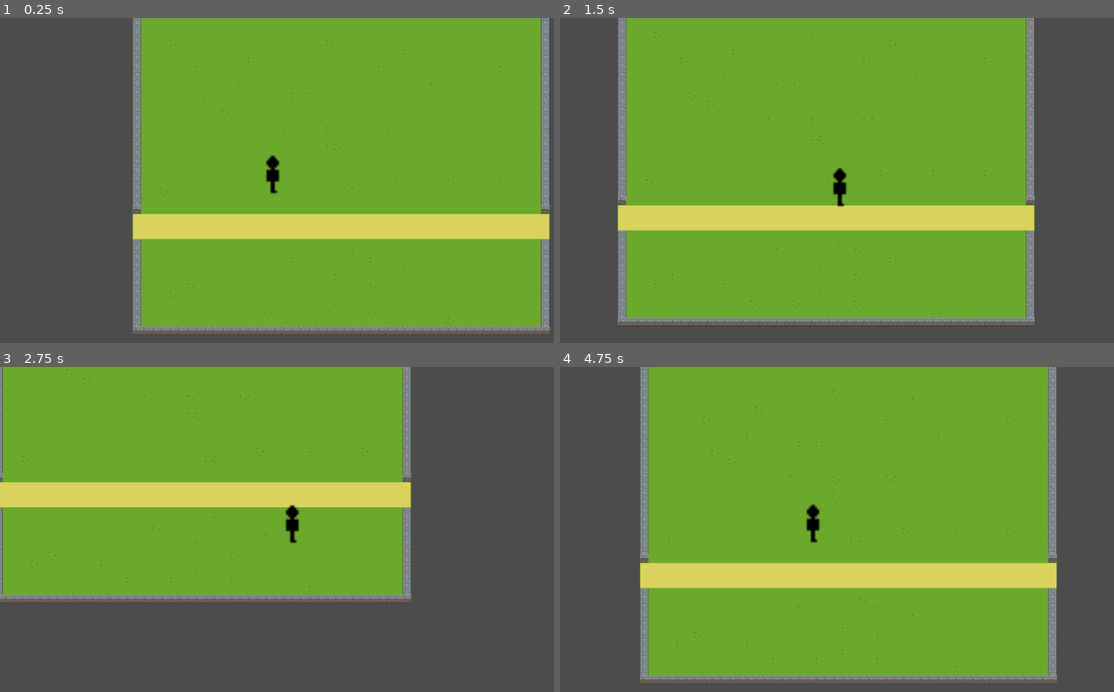
Above: before the commit, frames 1-4 (two rows, left to right).
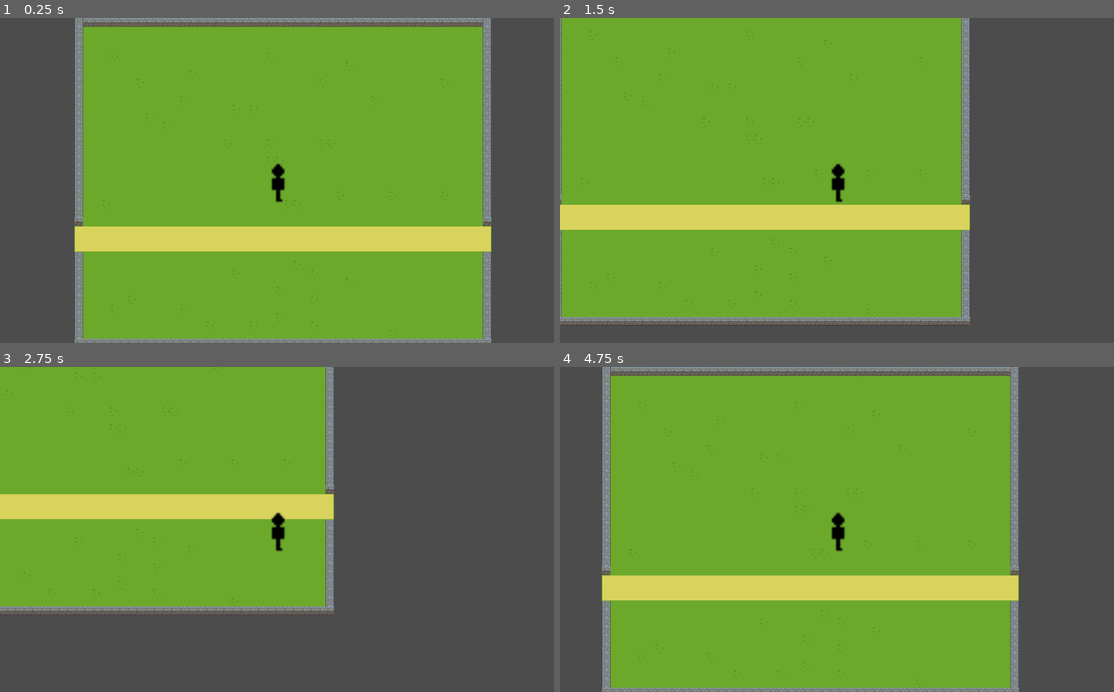
Above: after the commit, the same moments.

Repository: Narpas-Sword/It-s-a-Thing
Game: Godot game, scene res://player_move.tscn
Same seed, same stepped clock (60 frames per second), same inputs: the game is played once before the commit and once after it.
Inputs:
- Up to frame 1 (0.25 s): no input
- Up to frame 2 (1.5 s): tap Enter at 0.5 s; hold D (right) 0.53-1.28 s; hold S (down) from 1.28 s (still down)
- Up to frame 3 (2.75 s): release S (down) at 2.03 s; hold D (right) from 2.03 s (still down)
- Up to frame 4 (4.75 s): release D (right) at 2.78 s; hold W (up) 2.78-3.53 s; hold A (left) from 3.53 s (still down)

The runs differ from the first frame. In frame 1, 33% of the frame differs, in the area x 13-100%, y 0-100%; in frame 2, 25%; in frame 3, 19%; in frame 4, 27%.

Commit message:
Centered stuffs

Diff:
--- a/thing/player_move.tscn
+++ b/thing/player_move.tscn
@@ -51,8 +51,8 @@
 1/z_index = 0
 
 [sub_resource type="CapsuleShape2D" id=4]
-radius = 19.0187
-height = 26.5309
+radius = 13.3938
+height = 47.0251
 
 [node name="Node2D" type="Node2D"]
 
@@ -66,21 +66,21 @@
 }
 
 [node name="player" type="KinematicBody2D" parent="."]
-position = Vector2( 143.841, 280.833 )
+position = Vector2( 375, 300 )
 script = ExtResource( 2 )
 
 [node name="Sprite" type="Sprite" parent="player"]
-position = Vector2( 130.107, 26.9735 )
+position = Vector2( 15, 0 )
 scale = Vector2( 3.79255, 4.30028 )
 texture = ExtResource( 3 )
 
 [node name="Camera2D" type="Camera2D" parent="player"]
-position = Vector2( 124.552, 42.4006 )
 current = true
-smoothing_enabled = true
+drag_margin_h_enabled = false
+drag_margin_v_enabled = false
 
 [node name="CollisionShape2D" type="CollisionShape2D" parent="player"]
-position = Vector2( 117.334, 36.4935 )
+position = Vector2( 0, 4 )
 shape = SubResource( 4 )
 
 [node name="CanvasLayer" type="CanvasLayer" parent="."]
